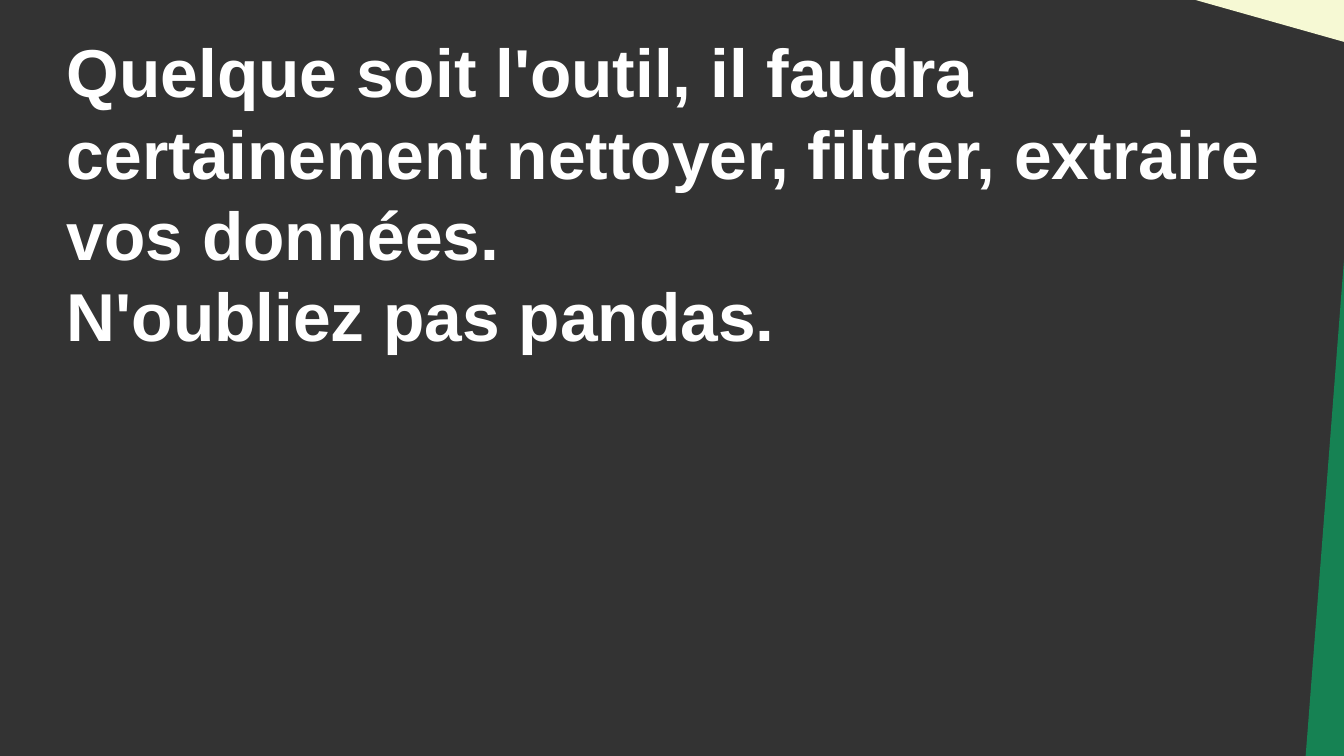
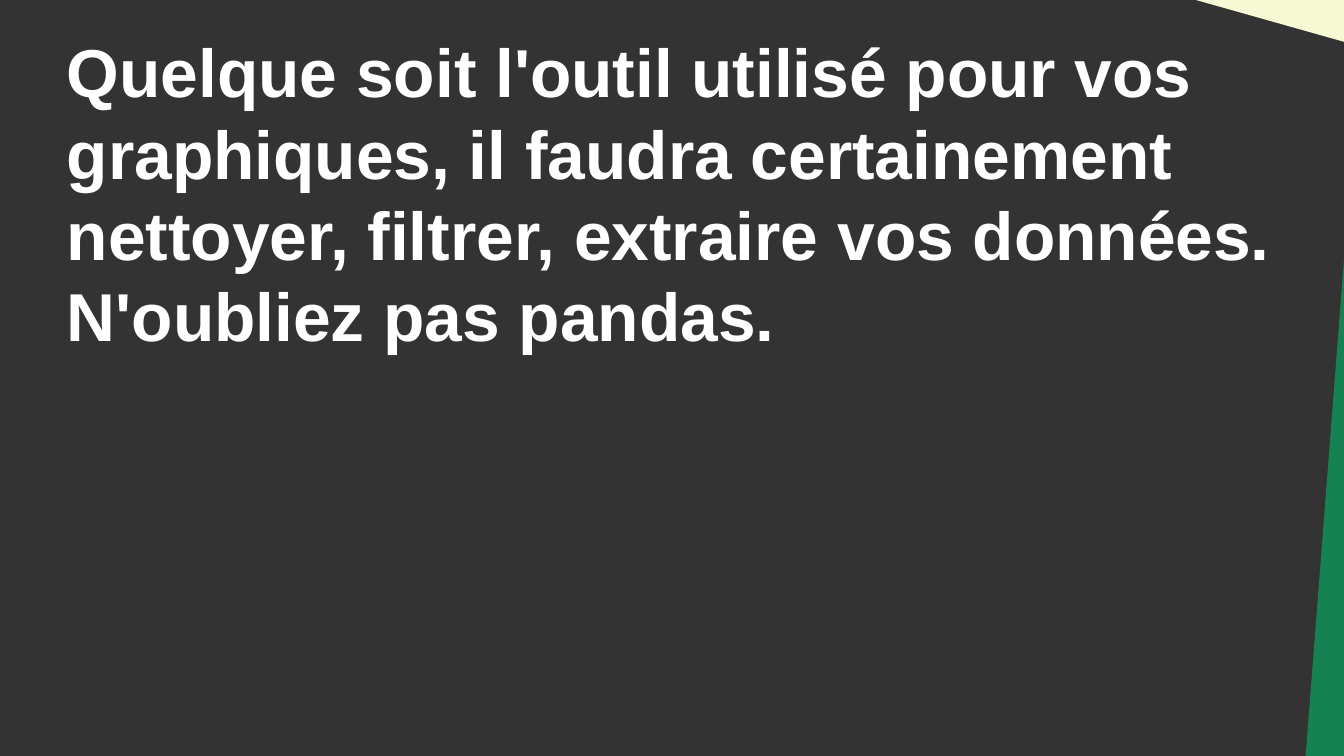
Before and after one commit to DanYellow/cours, a slide deck: slide 33 of data-journalisme-s4/travaux-pratiques/numero-4/presentation.odp. Drawn at 1344x756 pixels with LibreOffice and Linux fonts; fonts in the diff are those of the drawing. Boxes give left, top, right and bottom in pixels: in the first picture for what was removed or moved away, otherwise in the second. Text is boxed around its words. In the diff, an @@ line names an element or a change of style, - is before the commit and + after.

```diff
--- a/data-journalisme-s4/travaux-pratiques/numero-4/presentation.odp
+++ b/data-journalisme-s4/travaux-pratiques/numero-4/presentation.odp
@@ title at (x1=67, y1=47, x2=1270, y2=354): text changed @@
-Quelque soit l'outil, il faudra certainement nettoyer, filtrer, extraire vos données.
-N'oubliez pas pandas.
+Quelque soit l'outil utilisé pour vos graphiques, il faudra certainement nettoyer, filtrer, extraire vos données.
+N'oubliez pas pandas.
```
Also in this commit, not shown: 3 other slides changed, 26 other files.
